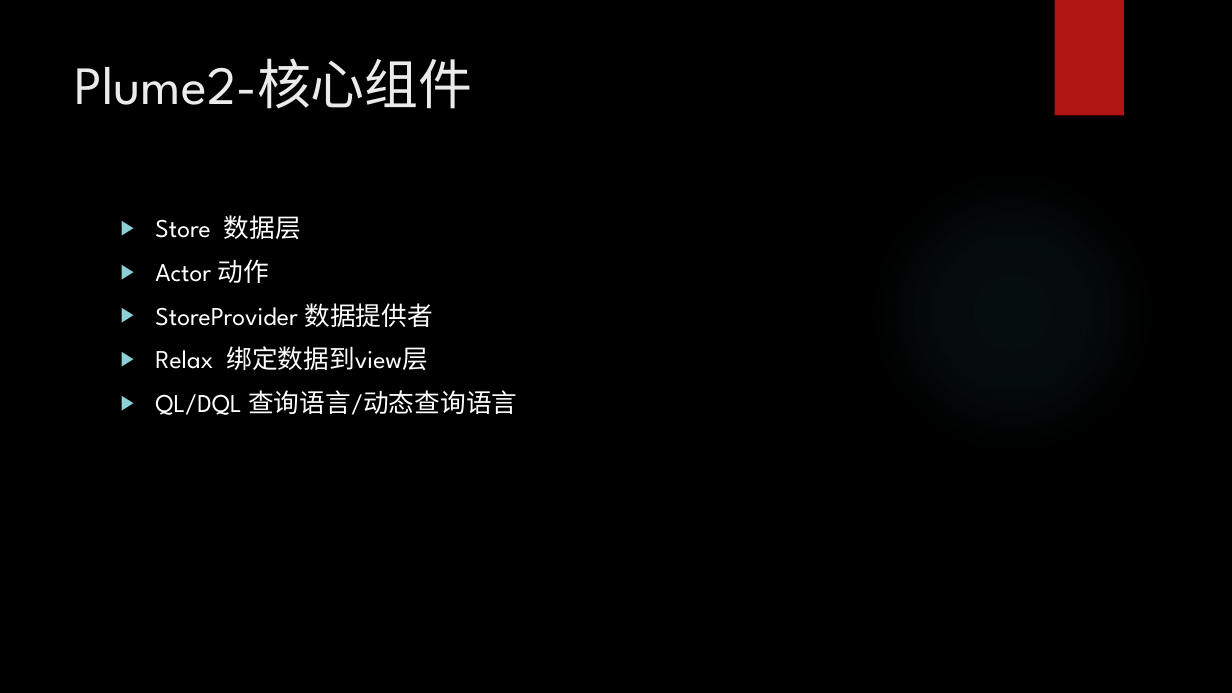
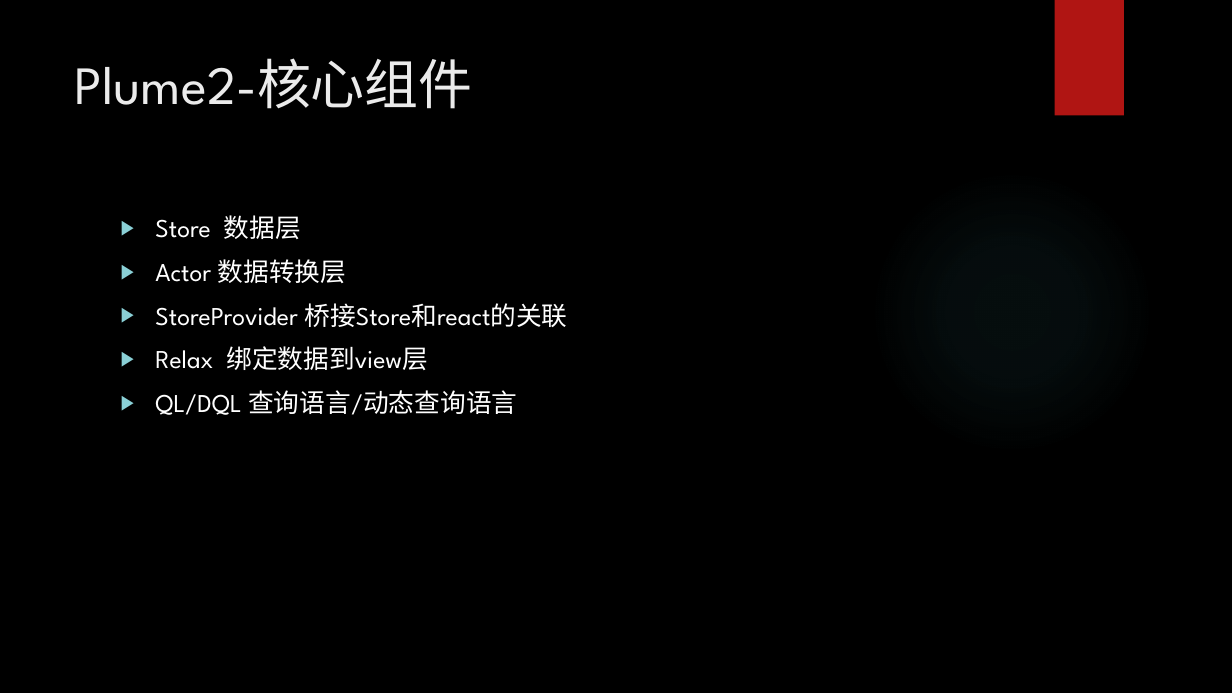
Before and after one commit to hufeng/plume2-starter, a slide deck: slide 3 of docs/plume2-starter项目实战.pptx. Drawn at 1232x693 pixels with LibreOffice and Linux fonts; fonts in the diff are those of the drawing; background and template pictures are left out. Boxes give left, top, right and bottom in pixels: in the first picture for what was removed or moved away, otherwise in the second. Text is boxed around its words. In the diff, an @@ line names an element or a change of style, - is before the commit and + after.

```diff
--- a/docs/plume2-starter项目实战.pptx
+++ b/docs/plume2-starter项目实战.pptx
@@ text at box(155, 259, 567, 327): text changed @@
-▶ Actor 动作
-▶ StoreProvider 数据提供者
+▶ Actor 数据转换层
+▶ StoreProvider 桥接Store和react的关联
```
Also in this commit, not shown: 5 other slides changed, 1 slide added, 2 other files.
